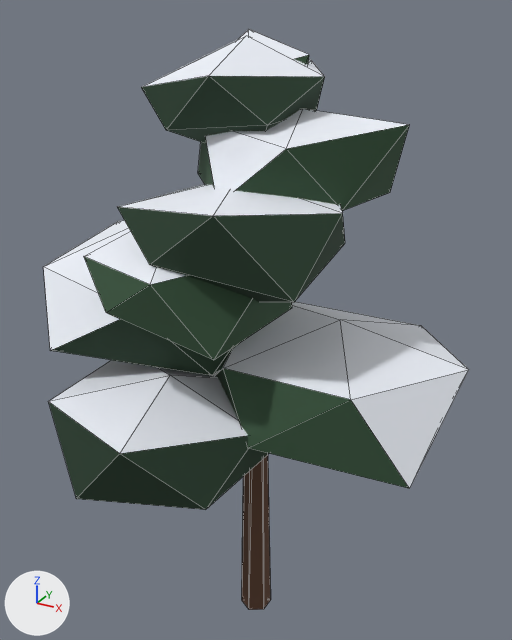
The glTF model public/assets/models/pine-1.glb, before and after one commit.
Both versions are drawn from a 50 mm camera at (4.63, -8.42, 9.56) aimed at (0.15, -0.27, 5.48). Every picture has the same lights, and +X, +Y and +Z are marked at lower left. The picture after the commit comes second. Mesh edges are drawn as thin lines. Vertices at exactly the same position are counted once.

Script lines for the objects in view, before the commit:
```python
me_pine_1 = bpy.data.meshes.new('pine-1')
me_pine_1.from_pydata(...)  # 164 vertices, 264 faces; spans x -3.17..3.18, y -3.08..1.51, z -0.1..9.32
# faces by material slot: [104, 57, 56, 47]
me_pine_1.materials.append(mat_bark)  # brown #5e4130
me_pine_1.materials.append(mat_pinedark)  # dark green #28402e
me_pine_1.materials.append(mat_pine)  # dark green #35523a
me_pine_1.materials.append(mat_snow)  # white #eef2fa
ob_pine_1 = bpy.data.objects.new('pine-1', me_pine_1)
ob_pine_1.location = (0.0, 0.0, 0.0)
```
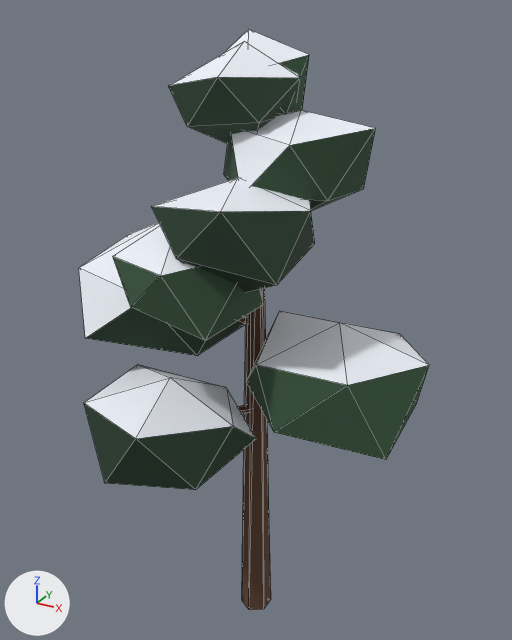
Changed parts and their boxes [x1, y1, x2, y2] in the pictures (512 x 640 px; the box of a moved part takes in the faces that stretch with it):
'pine-1', reshaped (18% narrower): before [44, 29, 469, 610]; after [79, 29, 429, 610]
part 1 of me_pine_1, moved or reshaped: before [44, 36, 469, 510]; after [79, 41, 429, 490]
part 2 of me_pine_1, recoloured: before [216, 351, 468, 489]; after [248, 313, 429, 459]

The change in detail:
me_pine_1 is used by ob_pine_1; location (0.0, 0.0, 0.0).
me_pine_1 had 164 vertices, 264 faces and spanned x -3.17..3.18, y -3.08..1.51, z -0.1..9.32.
me_pine_1 now has 164 vertices, 264 faces and spans x -2.66..2.69, y -2.66..0.97, z -0.1..9.32.
me_pine_1 part 1: 84 of 164 vertices moved; they spanned x -3.17..3.18, y -3.08..1.51, z 3.53..9.25 and now span x -2.66..2.69, y -2.66..0.97, z 3.55..9.18; mean shift (0.0, 0.0, 0.0); largest move (-0.63, 1.51, 6.05) -> (-0.84, 0.97, 6.03).
me_pine_1 part 2: 3 faces spanning x -0.4..2.69, y -1.3..0.55, z 4.46..8.21 switch from mat_snow (white #eef2fa) to mat_pine (dark green #35523a).
